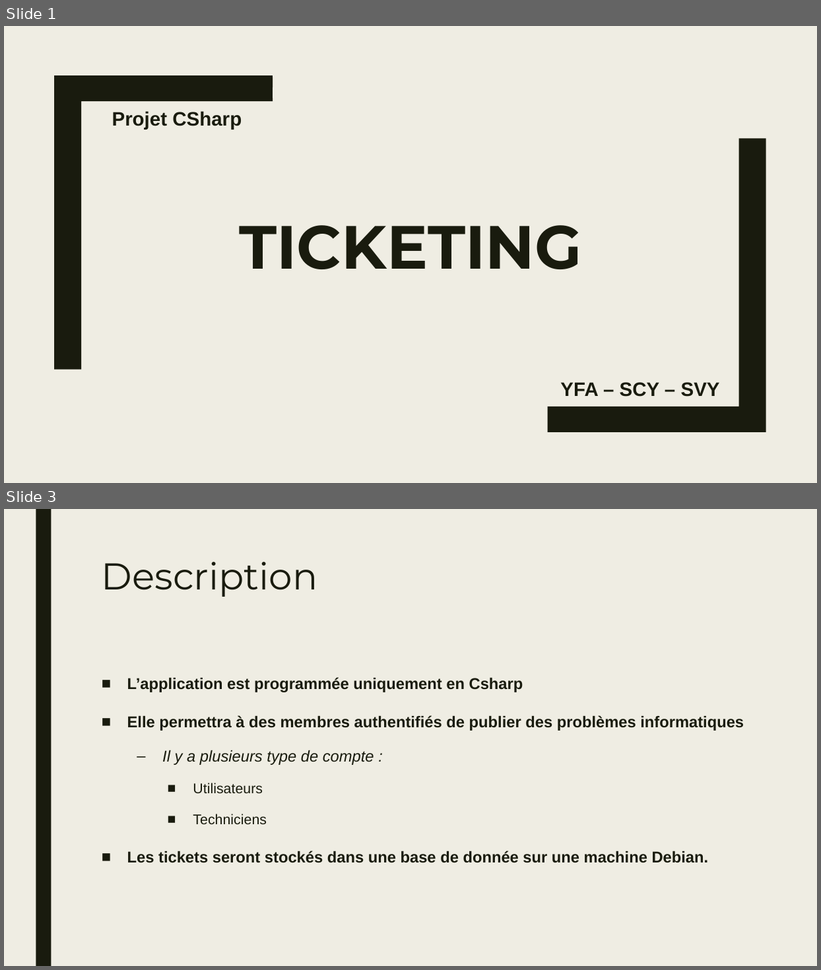
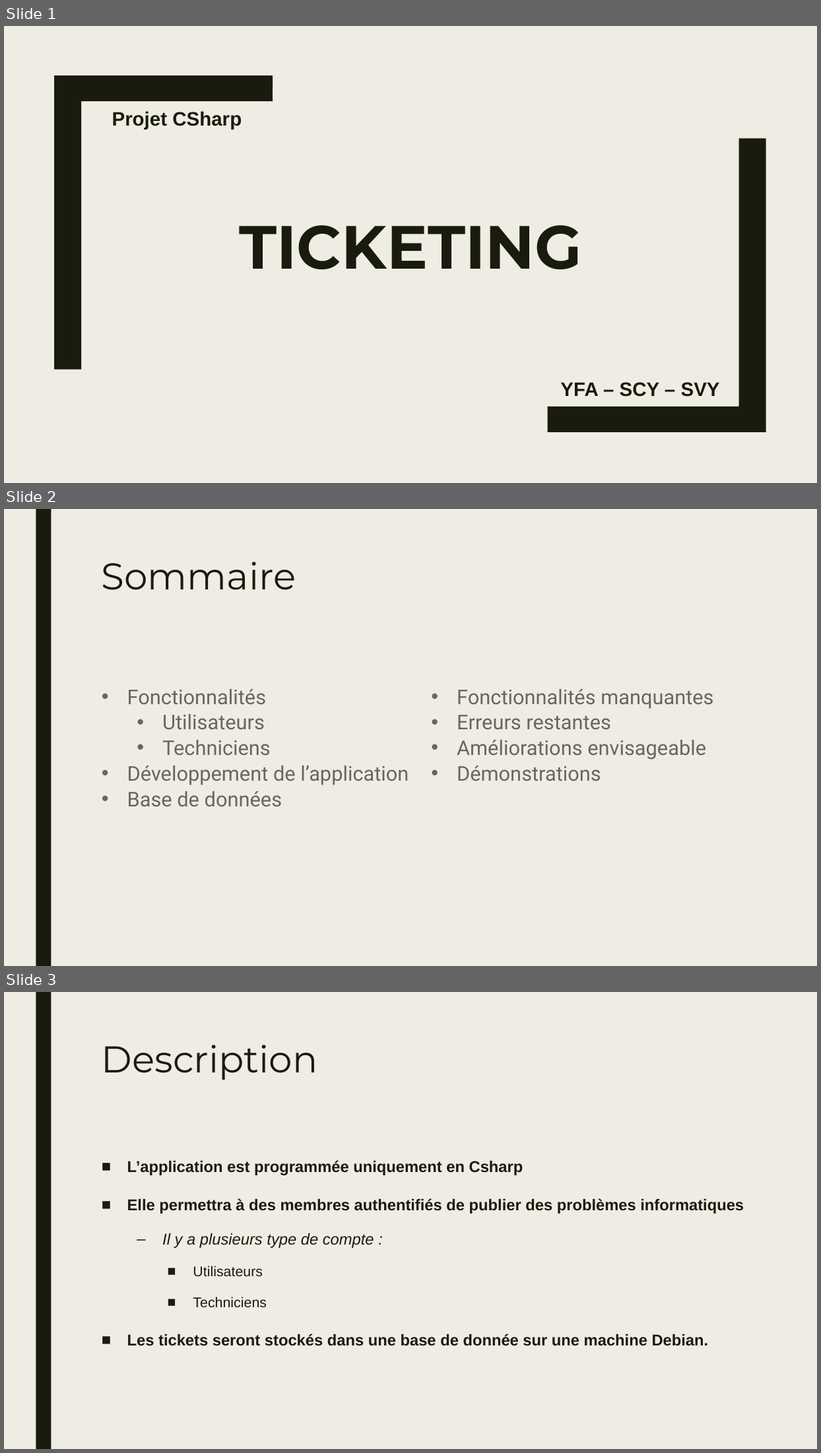
Before and after one commit to YFanha/ProjCsharp, a slide deck: Documentation/Présentation.pptx. Shown one above the other, each under a label of ours: slides 1 and 3 before the commit, slides 1, 2 and 3 after it; the slides between them are not shown. The pictures are 821x970 and 821x1453 pixels, drawn with LibreOffice and Linux fonts; fonts in the diff are those of the drawing. Boxes give left, top, right and bottom in pixels: in the first picture for what was removed or moved away, otherwise in the second. Text is boxed around its words. In the diff, an @@ line names an element or a change of style, - is before the commit and + after.

Commit message:
Présentation

```diff
--- a/Documentation/Présentation.pptx
+++ b/Documentation/Présentation.pptx
@@ slide 2 added at (4, 509, 817, 966), background #EFEDE3; not listed: 1 template element that a slide beside it also shows @@
@@ title added at (102, 562, 296, 590), 44 pt, text #191B0E @@
+Sommaire
@@ text added at (127, 689, 714, 807), 24 pt, text #666666 @@
+• Fonctionnalités
+  • Utilisateurs
+  • Techniciens
+• Développement de l’application
+• Base de données
+• Fonctionnalités manquantes
+• Erreurs restantes
+• Améliorations envisageable
+• Démonstrations
```
Also in this commit, not shown: 1 slide removed.
